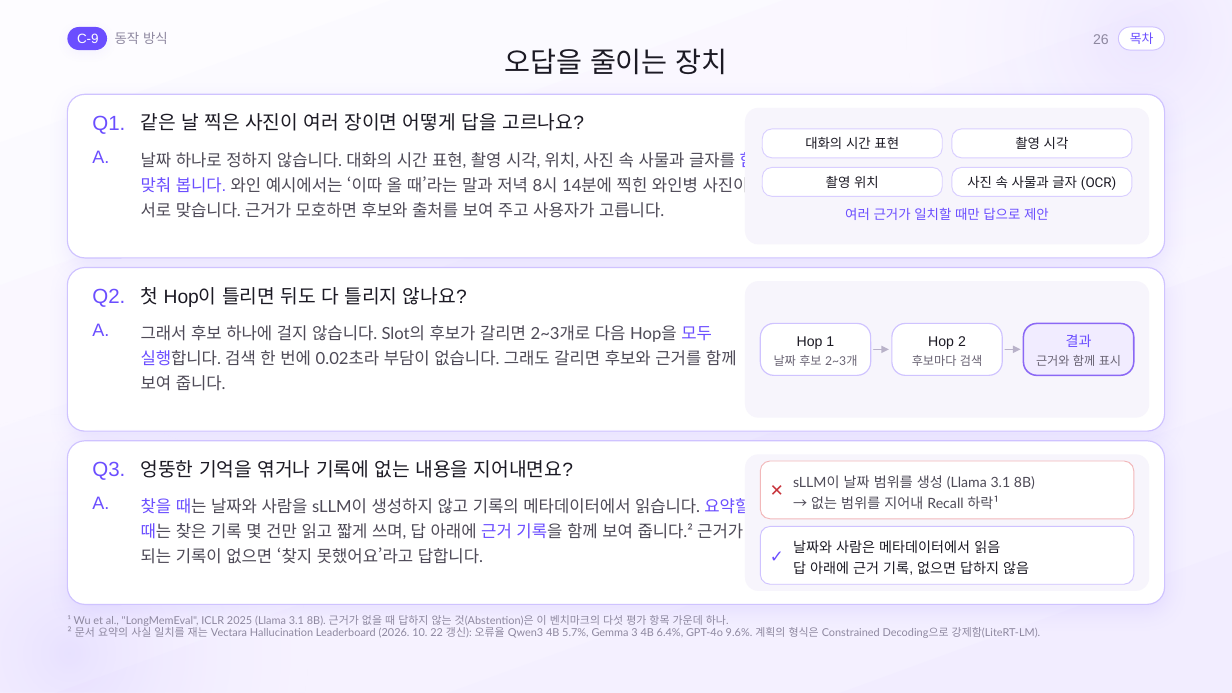
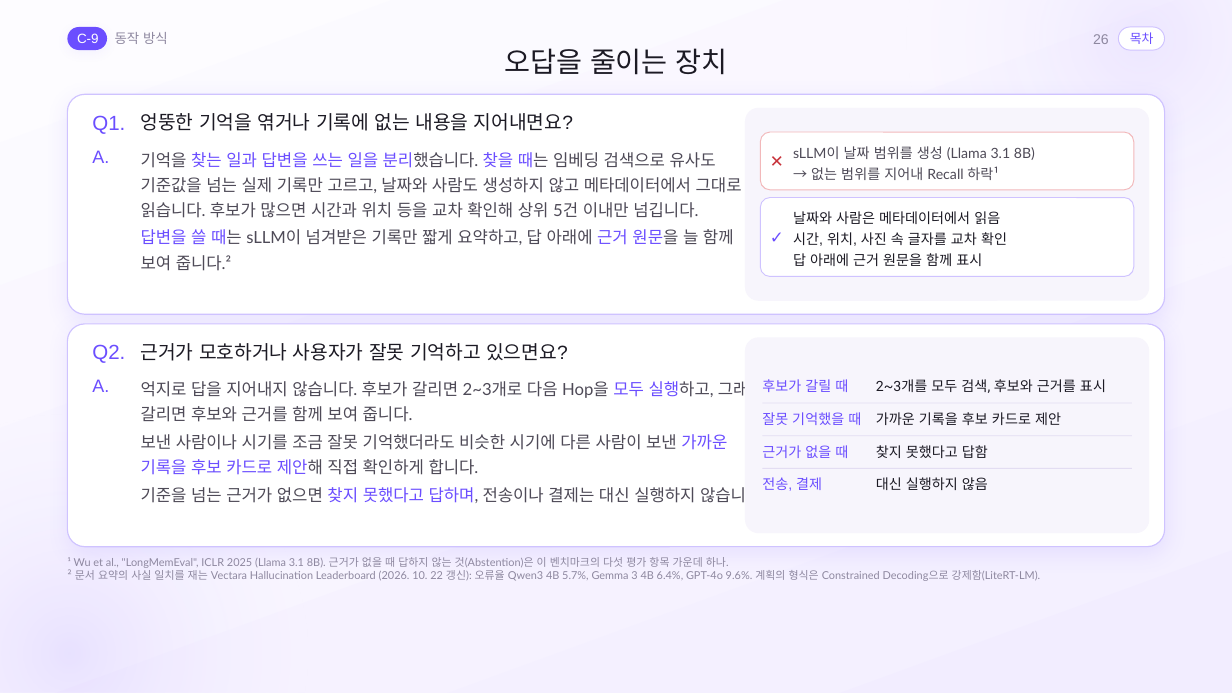
Before and after one commit to gnueaj/t3, a slide deck: slide 26 of weave/결선준비/통합본_Claude/Weave_Appendix_Claude.pptx. Drawn at 1232x693 pixels with LibreOffice and Linux fonts; fonts in the diff are those of the drawing. Boxes give left, top, right and bottom in pixels: in the first picture for what was removed or moved away, otherwise in the second. Text is boxed around its words. In the diff, an @@ line names an element or a change of style, - is before the commit and + after.

```diff
--- a/weave/결선준비/통합본_Claude/Weave_Appendix_Claude.pptx
+++ b/weave/결선준비/통합본_Claude/Weave_Appendix_Claude.pptx
@@ rounded rectangle resized from (x1=67, y1=94, x2=1165, y2=258) to (x1=67, y1=94, x2=1165, y2=314) @@
@@ text at (x1=141, y1=113, x2=573, y2=131): text changed @@
-같은 날 찍은 사진이 여러 장이면 어떻게 답을 고르나요?
+엉뚱한 기억을 엮거나 기록에 없는 내용을 지어내면요?
@@ rounded rectangle resized from (x1=745, y1=108, x2=1150, y2=245) to (x1=745, y1=108, x2=1150, y2=301) @@
@@ 2 texts, 1 rounded rectangle moved together from (x1=761, y1=461, x2=1134, y2=518) to (x1=761, y1=132, x2=1134, y2=189) @@
@@ text at (x1=141, y1=152, x2=742, y2=218): text changed @@
-날짜 하나로 정하지 않습니다. 대화의 시간 표현, 촬영 시각, 위치, 사진 속 사물과 글자를 함께
-맞춰 봅니다. 와인 예시에서는 ‘이따 올 때’라는 말과 저녁 8시 14분에 찍힌 와인병 사진이
-서로 맞습니다. 근거가 모호하면 후보와 출처를 보여 주고 사용자가 고릅니다.
+기억을 찾는 일과 답변을 쓰는 일을 분리했습니다. 찾을 때는 임베딩 검색으로 유사도
+기준값을 넘는 실제 기록만 고르고, 날짜와 사람도 생성하지 않고 메타데이터에서 그대로
+읽습니다. 후보가 많으면 시간과 위치 등을 교차 확인해 상위 5건 이내만 넘깁니다.
@@ rounded rectangle resized from (x1=762, y1=167, x2=943, y2=196) to (x1=761, y1=198, x2=1134, y2=276) @@
@@ rounded rectangle at (x1=761, y1=198, x2=1134, y2=276): outline #D9CFFF 0.75 pt to #CFC3FF 0.75 pt; proportions changed @@
@@ text added at (x1=770, y1=198, x2=791, y2=276), 13 pt, text #6B4EFF @@
+✓
@@ group removed at (x1=762, y1=129, x2=1132, y2=220): 5 texts, 3 rounded rectangles @@
-대화의 시간 표현
-촬영 시각
-촬영 위치
-사진 속 사물과 글자 (OCR)
-여러 근거가 일치할 때만 답으로 제안
@@ text added at (x1=141, y1=229, x2=734, y2=271), 13 pt, text #4E4A57 @@
+답변을 쓸 때는 sLLM이 넘겨받은 기록만 짧게 요약하고, 답 아래에 근거 원문을 늘 함께
+보여 줍니다.²
@@ text added at (x1=793, y1=211, x2=1000, y2=266), 11 pt, text #1C1A24 @@
+날짜와 사람은 메타데이터에서 읽음
+시간, 위치, 사진 속 글자를 교차 확인
+답 아래에 근거 원문을 함께 표시
@@ proportions changed in 4 elements at (x1=67, y1=94, x2=1165, y2=314), (x1=745, y1=337, x2=1150, y2=533), (x1=745, y1=108, x2=1150, y2=301), (x1=67, y1=324, x2=1165, y2=547) @@
@@ rounded rectangle resized from (x1=67, y1=268, x2=1165, y2=432) to (x1=67, y1=324, x2=1165, y2=547) @@
@@ text "Q2." moved from (x1=92, y1=288, x2=125, y2=307) to (x1=92, y1=344, x2=125, y2=363) @@
@@ rounded rectangle resized from (x1=745, y1=281, x2=1150, y2=418) to (x1=745, y1=337, x2=1150, y2=533) @@
@@ group removed at (x1=141, y1=287, x2=1134, y2=375): 5 texts, 3 rounded rectangles, 2 freeform shapes @@
-첫 Hop이 틀리면 뒤도 다 틀리지 않나요?
-Hop 1
-Hop 2
-후보마다 검색
-근거와 함께 표시
@@ text "A." moved from (x1=92, y1=323, x2=109, y2=336) to (x1=92, y1=379, x2=109, y2=392) @@
@@ text at (x1=141, y1=381, x2=714, y2=422): text changed @@
-그래서 후보 하나에 걸지 않습니다. Slot의 후보가 갈리면 2~3개로 다음 Hop을 모두
-실행합니다. 검색 한 번에 0.02초라 부담이 없습니다. 그래도 갈리면 후보와 근거를 함께
-보여 줍니다.
+억지로 답을 지어내지 않습니다. 후보가 갈리면 2~3개로 다음 Hop을 모두 실행하고, 그래도
+갈리면 후보와 근거를 함께 보여 줍니다.
@@ text "후보가 갈릴 때" at (x1=762, y1=379, x2=848, y2=392): vertical alignment top to middle @@
@@ text at (x1=762, y1=379, x2=848, y2=392): text changed; size 9.5 to 11 pt; font Lato to Arial; text colour #6A6474 to #6B4EFF @@
-날짜 후보 2~3개
+후보가 갈릴 때
@@ text at (x1=762, y1=477, x2=822, y2=491): text changed @@
-결과
+전송, 결제
@@ text "전송, 결제" at (x1=762, y1=477, x2=822, y2=491): vertical alignment top to middle @@
@@ group added at (x1=141, y1=343, x2=1132, y2=503): 9 texts, 2 rectangles @@
+근거가 모호하거나 사용자가 잘못 기억하고 있으면요?
+보낸 사람이나 시기를 조금 잘못 기억했더라도 비슷한 시기에 다른 사람이 보낸 가까운
+기록을 후보 카드로 제안해 직접 확인하게 합니다.
+기준을 넘는 근거가 없으면 찾지 못했다고 답하며, 전송이나 결제는 대신 실행하지 않습니다.
+2~3개를 모두 검색, 후보와 근거를 표시
+잘못 기억했을 때
+가까운 기록을 후보 카드로 제안
+근거가 없을 때
+찾지 못했다고 답함
+대신 실행하지 않음
@@ text "¹ Wu et al., "LongMemEval", ..." moved from (x1=67, y1=615, x2=1041, y2=638) to (x1=67, y1=557, x2=1041, y2=581) @@
@@ group removed at (x1=67, y1=441, x2=1165, y2=604): 6 texts, 3 rounded rectangles @@
-Q3.
-엉뚱한 기억을 엮거나 기록에 없는 내용을 지어내면요?
-A.
-찾을 때는 날짜와 사람을 sLLM이 생성하지 않고 기록의 메타데이터에서 읽습니다. 요약할
-때는 찾은 기록 몇 건만 읽고 짧게 쓰며, 답 아래에 근거 기록을 함께 보여 줍니다.² 근거가
-되는 기록이 없으면 ‘찾지 못했어요’라고 답합니다.
-✓
-날짜와 사람은 메타데이터에서 읽음
-답 아래에 근거 기록, 없으면 답하지 않음
```
Also in this commit, not shown: 4 other slides changed, 11 other files.
